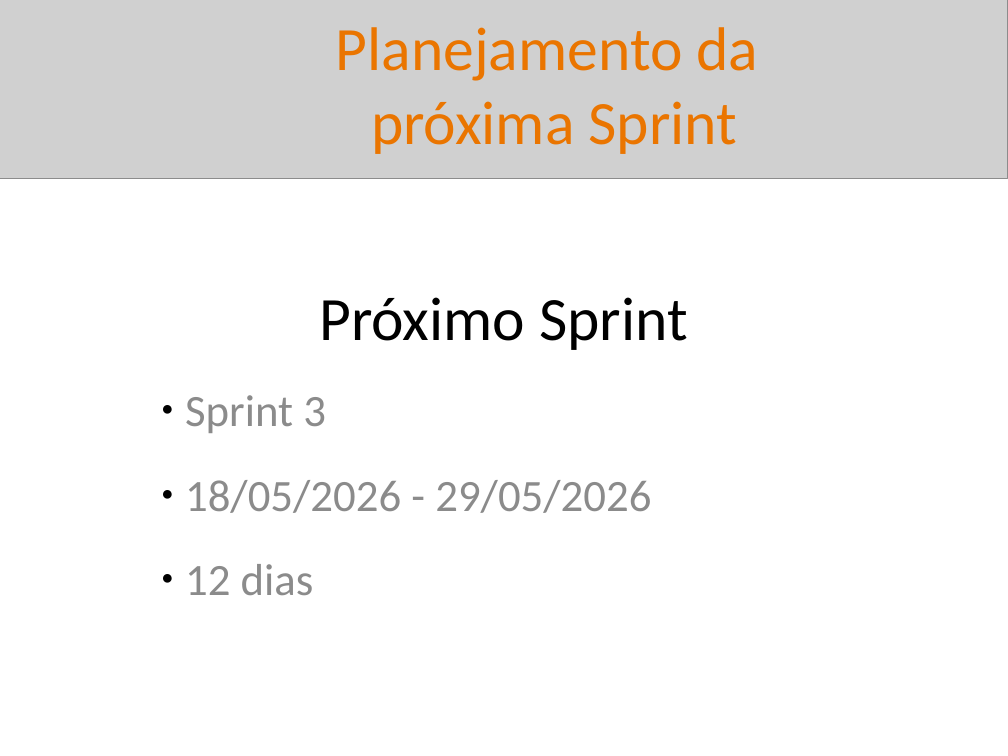
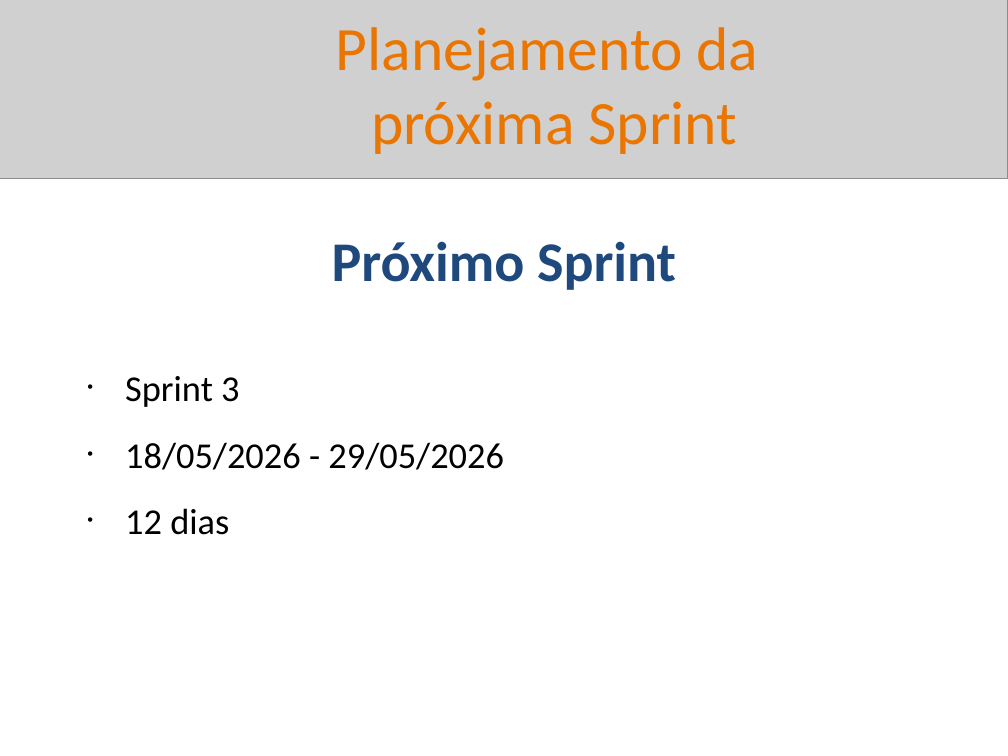
Before and after one commit to BetoFigu66/AgenteAssistenteDeVendas, a slide deck: slide 18 of artefatos/gerente_de_projetos/reports/sprint_02_20260510_Interno.pptx (slide 17 before the commit). Drawn at 1008x756 pixels with LibreOffice and Linux fonts; fonts in the diff are those of the drawing; grey boxes stand for pictures. Boxes give left, top, right and bottom in pixels: in the first picture for what was removed or moved away, otherwise in the second. Text is boxed around its words. In the diff, an @@ line names an element or a change of style, - is before the commit and + after.

Commit message:
Evolução do gerente de projetos na geração de sprint report.

```diff
--- a/artefatos/gerente_de_projetos/reports/sprint_02_20260510_Interno.pptx
+++ b/artefatos/gerente_de_projetos/reports/sprint_02_20260510_Interno.pptx
@@ title "Próximo Sprint": place and size @@
-title "Próximo Sprint" at (319,297,688,350)
+title "Próximo Sprint" at (332,241,676,290)
@@ title "Próximo Sprint" at (332,241,676,290): size 44 to 40 pt, text colour #000000 to #1F497D, bold on @@
@@ subtitle "Sprint 3": place and size @@
-subtitle "Sprint 3" at (185,395,651,595)
+subtitle "Sprint 3" at (125,376,504,535)
@@ subtitle "Sprint 3" at (125,376,504,535): size 32 to 26 pt, text colour #8C8C8C to #000000; bullet ● to •; less space between paragraphs @@
```
Also in this commit, not shown: 9 other slides changed, 22 slides added, 9 slides removed, 12 other files.
